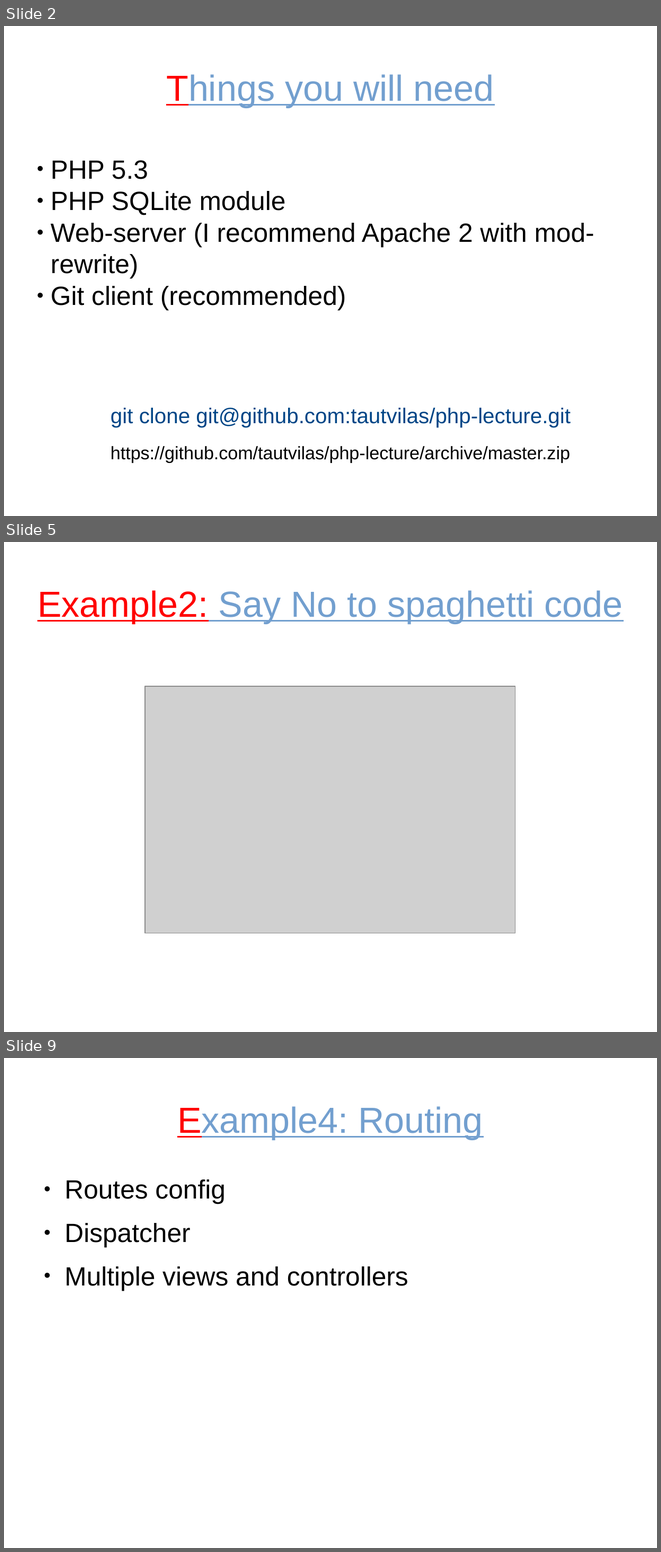
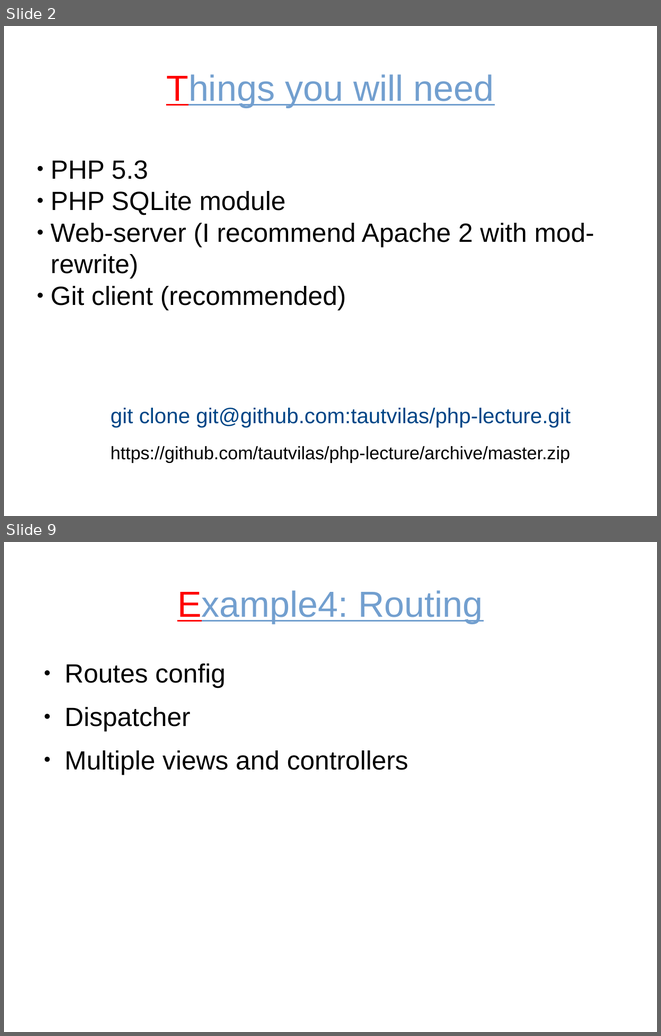
Before and after one commit to tautvilas/frameworks-lecture, a slide deck: doc/presentation.odp. Shown one above the other, each under a label of ours: slides 2, 5 and 9 before the commit, slides 2 and 9 after it; the slides between them are not shown. The pictures are 661x1552 and 661x1036 pixels, drawn with LibreOffice and Linux fonts; fonts in the diff are those of the drawing; grey boxes stand for pictures. Boxes give left, top, right and bottom in pixels: in the first picture for what was removed or moved away, otherwise in the second. Text is boxed around its words. In the diff, an @@ line names an element or a change of style, - is before the commit and + after.

```diff
--- a/doc/presentation.odp
+++ b/doc/presentation.odp
@@ slide 5 removed at box(4, 542, 657, 1032), background #FFFFFF @@
@@ title removed at box(37, 590, 623, 623) @@
-Example2: Say No to spaghetti code
@@ picture removed at box(145, 686, 515, 933) @@
```
Also in this commit, not shown: 5 slides changed, 3 slides added, 1 other slide removed, 3 other files.
